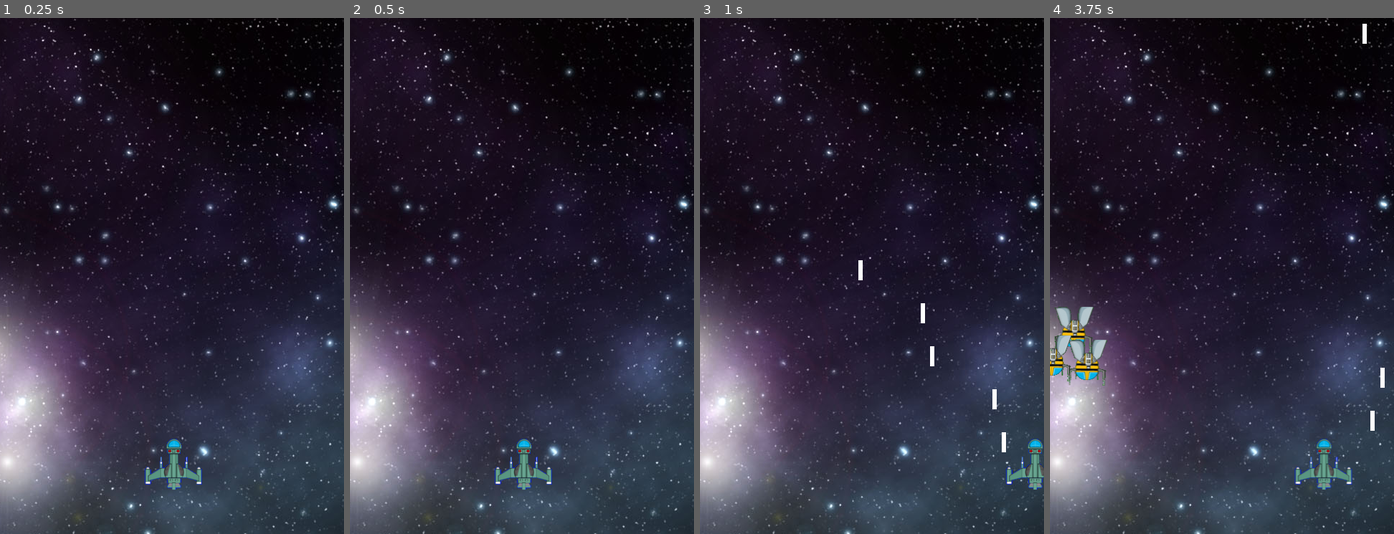
Above: before the commit, frames 1-4 (left to right).
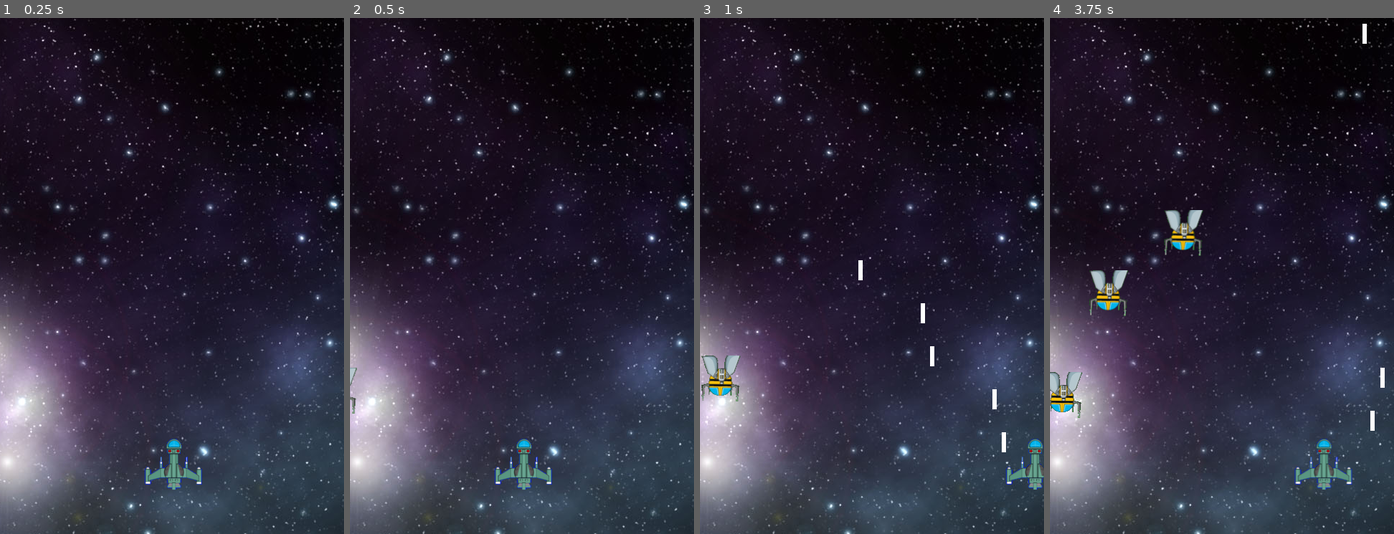
Above: after the commit, the same moments.

Repository: CaKellum/LoneStarfighter
Game: Godot game, scene res://src/Complete.tscn
Two runs of this game, one before a commit and one after it. Both use one fixed random seed, a clock stepped at 60 frames per second and the inputs below.
Inputs:
- Up to frame 1 (0.25 s): no input
- Up to frame 2 (0.5 s): no input
- Up to frame 3 (1 s): hold Right (right) from 0.53 s (still down); hold W (fire) from 0.53 s (still down)
- Up to frame 4 (3.75 s): release Right (right) at 1.28 s; release W (fire) at 1.28 s; hold Left (left) 1.28-2.03 s; tap W (fire) at 1.35, 2.85 s; hold W (fire) 2.03-2.78 s; hold Right (right) 2.03-3.53 s; hold Left (left) from 3.53 s (still down); hold W (fire) from 3.53 s (still down)

Frame 1 is identical in both runs. In frame 2, less than 0.1% of the frame differs, in the area x 0-3%, y 67-77%; in frame 3, 0.6%; in frame 4, 3.0%, in the area x 0-45%, y 37-78%.

Commit message:
Abstract Enemy Movement

Diff:
--- a/project/project.godot
+++ b/project/project.godot
@@ -8,9 +8,14 @@
 
 config_version=4
 
-_global_script_classes=[  ]
+_global_script_classes=[ {
+"base": "Node",
+"class": "EnemyMovement",
+"language": "GDScript",
+"path": "res://src/EnemyMovement.gd"
+} ]
 _global_script_class_icons={
-
+"EnemyMovement": ""
 }
 
 [application]
--- a/project/src/EnemyLow.gd
+++ b/project/src/EnemyLow.gd
@@ -1,9 +1,6 @@
 extends KinematicBody2D
 
 signal destroyed
-
-const MIN_X := 0
-const MAX_X := 480
 
 
 var direction := 1
@@ -11,8 +8,9 @@
 var is_in_area := false
 var path_points := []
 
-onready var path_spot := 0.0
+
 onready var start_pos := position
+onready var enemy_move := EnemyMovement.new(start_pos)
 
 func _ready()->void:
 	if get_parent() is Path2D:
@@ -23,60 +21,23 @@
 
 func _process(delta:float)->void:
 	if is_on_path:
-		_on_path(delta)
+		var velocity := enemy_move.on_path(path_points,position)
+		var _collison := move_and_collide((velocity*100)*delta)
 	elif is_in_area:
-		_oscillate()
+		position = enemy_move.oscillate(position)
 	else:
-		_error_oscillation()
-
-
-func _oscillate()->void:
-	position.x +=2*direction
-	position.x = clamp(position.x, MIN_X, MAX_X)
-	if(position.x == MIN_X):
-		direction = 1
-	elif position.x == MAX_X:
-		direction = -1
-
-
-func _error_oscillation()->void:
-	position.x +=2*direction
-	position.x = clamp(position.x,0,480)
-	if position.x>start_pos.x+20:
-		direction = -1
-	if position.x<start_pos.x-20:
-		direction = 1
-
-func _on_path(delta:float)->void:
-		var target :Vector2= path_points[path_spot]
-		if distance(target)<1:
-			path_spot +=1
-			if path_spot == path_points.size():
-				path_spot = 0.0
-			path_spot = clamp(path_spot, 0, path_points.size()-1)
-			target = path_points[path_spot]
-		var velocity := (target - position).normalized()
-		var _collison := move_and_collide((velocity*150)*delta)
+		position = enemy_move.error_oscillation(position)
 
 
 func hit()-> void:
 	emit_signal("destroyed")
 
 
-func distance(target)->float:
-	return sqrt(pow(position.x-target.x,2)+pow(position.y-target.y,2))
-
-
-
-func set_position(pos:Vector2)->void:
-	position = pos
-
-
 func _on_Appearance_animation_finished()->void:
 	self.queue_free()
 
 
-func _on_EnemyArea_body_entered(body):
+func _on_EnemyArea_body_entered(body)->void:
 	if body == self:
 		is_in_area = true
 		is_on_path = false
--- /dev/null
+++ b/project/src/EnemyMovement.gd
@@ -0,0 +1,47 @@
+extends Node
+class_name EnemyMovement
+
+const MIN_X := 0
+const MAX_X := 480
+
+var path_spot := 0.0
+var direction := 1
+var start_pos := Vector2.ZERO
+
+func _init(start_position:Vector2):
+	start_pos = start_position
+
+
+func on_path(path_points:Array, pos:Vector2)->Vector2:
+	var target :Vector2= path_points[path_spot]
+	if _distance(target, pos)<1:
+		path_spot +=1
+		if path_spot == path_points.size():
+			path_spot = 0.0
+		path_spot = clamp(path_spot, 0, path_points.size()-1)
+		target = path_points[path_spot]
+	return (target - pos).normalized();
+
+
+func oscillate(pos:Vector2)->Vector2:
+	pos.x +=2*direction
+	pos.x = clamp(pos.x, MIN_X, MAX_X)
+	if pos.x == MIN_X:
+		direction = 1
+	elif pos.x == MAX_X:
+		direction = -1
+	return pos
+
+
+func error_oscillation(pos:Vector2)->Vector2:
+	pos.x +=2*direction
+	pos.x = clamp(pos.x,MIN_X,MAX_X)
+	if pos.x>start_pos.x+20:
+		direction = -1
+	if pos.x<start_pos.x-20:
+		direction = 1
+	return pos
+
+
+func _distance(target:Vector2,pos:Vector2)->float:
+	return sqrt(pow(pos.x-target.x,2)+pow(pos.y-target.y,2))
--- a/project/src/Game.tscn
+++ b/project/src/Game.tscn
@@ -59,15 +59,15 @@
 curve = SubResource( 2 )
 
 [node name="Enemy_low" parent="EnemyCollection" instance=ExtResource( 3 )]
-position = Vector2( -68.9221, 35.9594 )
+position = Vector2( -59.9323, 537.892 )
 
 [node name="Enemy_low2" parent="EnemyCollection" instance=ExtResource( 3 )]
-position = Vector2( -208.512, 122.556 )
+position = Vector2( -141.088, 667.94 )
 
 [node name="Enemy_low3" parent="EnemyCollection" instance=ExtResource( 3 )]
-position = Vector2( -345.804, 214.351 )
+position = Vector2( -231.933, 801.687 )
 [connection signal="game_over" from="PlayerShip" to="." method="_on_PlayerShip_game_over"]
 [connection signal="timeout" from="RepopulateDelay" to="." method="_on_RepopulateDelay_timeout"]
-[connection signal="body_entered" from="EnemyArea" to="EnemyCollection/Enemy_low3" method="_on_EnemyArea_body_entered"]
 [connection signal="body_entered" from="EnemyArea" to="EnemyCollection/Enemy_low" method="_on_EnemyArea_body_entered"]
 [connection signal="body_entered" from="EnemyArea" to="EnemyCollection/Enemy_low2" method="_on_EnemyArea_body_entered"]
+[connection signal="body_entered" from="EnemyArea" to="EnemyCollection/Enemy_low3" method="_on_EnemyArea_body_entered"]
